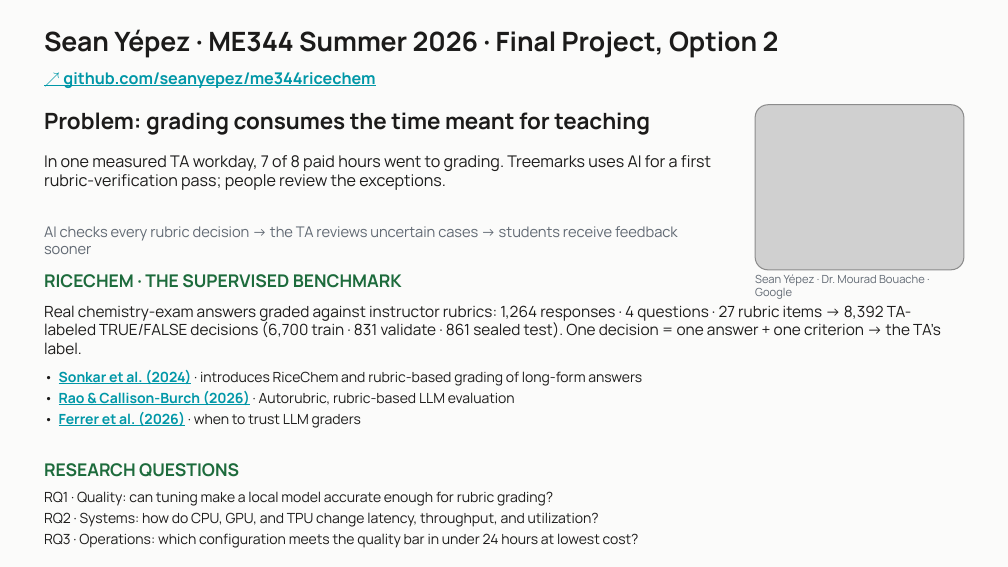
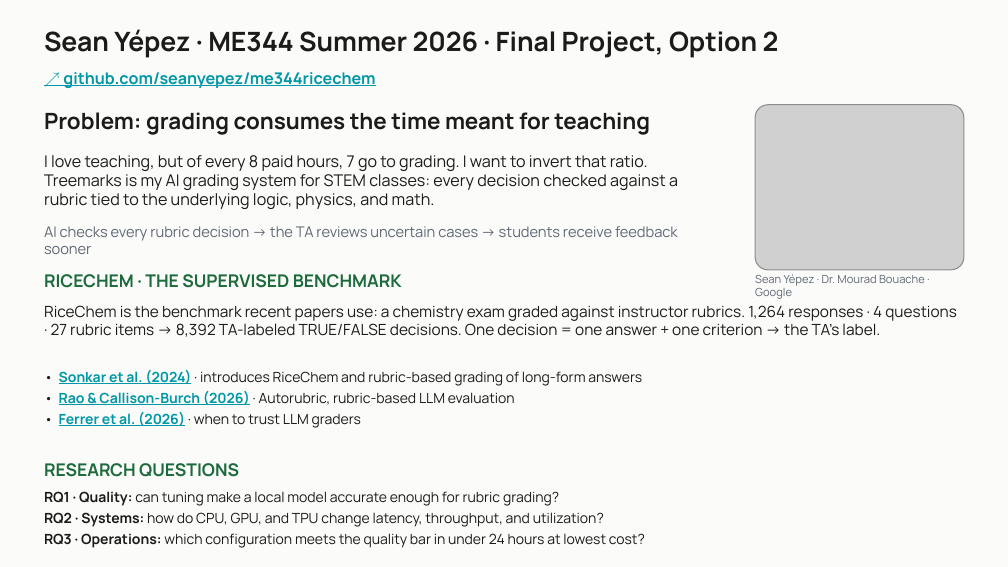
Before and after one commit to seanyepez/me344ricechem, a slide deck: slide 1 of slides/ME344_RiceChem_Option2_5_Slides.pptx. Drawn at 1008x567 pixels with LibreOffice and Linux fonts; fonts in the diff are those of the drawing; grey boxes stand for pictures. Boxes give left, top, right and bottom in pixels: in the first picture for what was removed or moved away, otherwise in the second. Text is boxed around its words. In the diff, an @@ line names an element or a change of style, - is before the commit and + after.

Commit message:
Slides in Sean's voice: teaching-ratio problem, takeaway conclusion, readable measurements

```diff
--- a/slides/ME344_RiceChem_Option2_5_Slides.pptx
+++ b/slides/ME344_RiceChem_Option2_5_Slides.pptx
@@ text at bbox=[44, 155, 678, 209]: text changed @@
-In one measured TA workday, 7 of 8 paid hours went to grading. Treemarks uses AI for a first rubric-verification pass; people review the exceptions.
+I love teaching, but of every 8 paid hours, 7 go to grading. I want to invert that ratio. Treemarks is my AI grading system for STEM classes: every decision checked against a rubric tied to the underlying logic, physics, and math.
@@ text at bbox=[44, 305, 957, 337]: text changed @@
-Real chemistry-exam answers graded against instructor rubrics: 1,264 responses · 4 questions · 27 rubric items → 8,392 TA-labeled TRUE/FALSE decisions (6,700 train · 831 validate · 861 sealed test). One decision = one answer + one criterion → the TA's label.
+RiceChem is the benchmark recent papers use: a chemistry exam graded against instructor rubrics. 1,264 responses · 4 questions · 27 rubric items → 8,392 TA-labeled TRUE/FALSE decisions. One decision = one answer + one criterion → the TA's label.
@@ text "RQ1 · Quality: can tuning ..." at bbox=[44, 491, 645, 548]: bold on in "RQ1 · Quality:", "RQ2 · Systems:", "RQ3 · Operations:" @@
```
Also in this commit, not shown: 2 other slides changed, 1 slide added, 1 slide removed, 1 other file.
